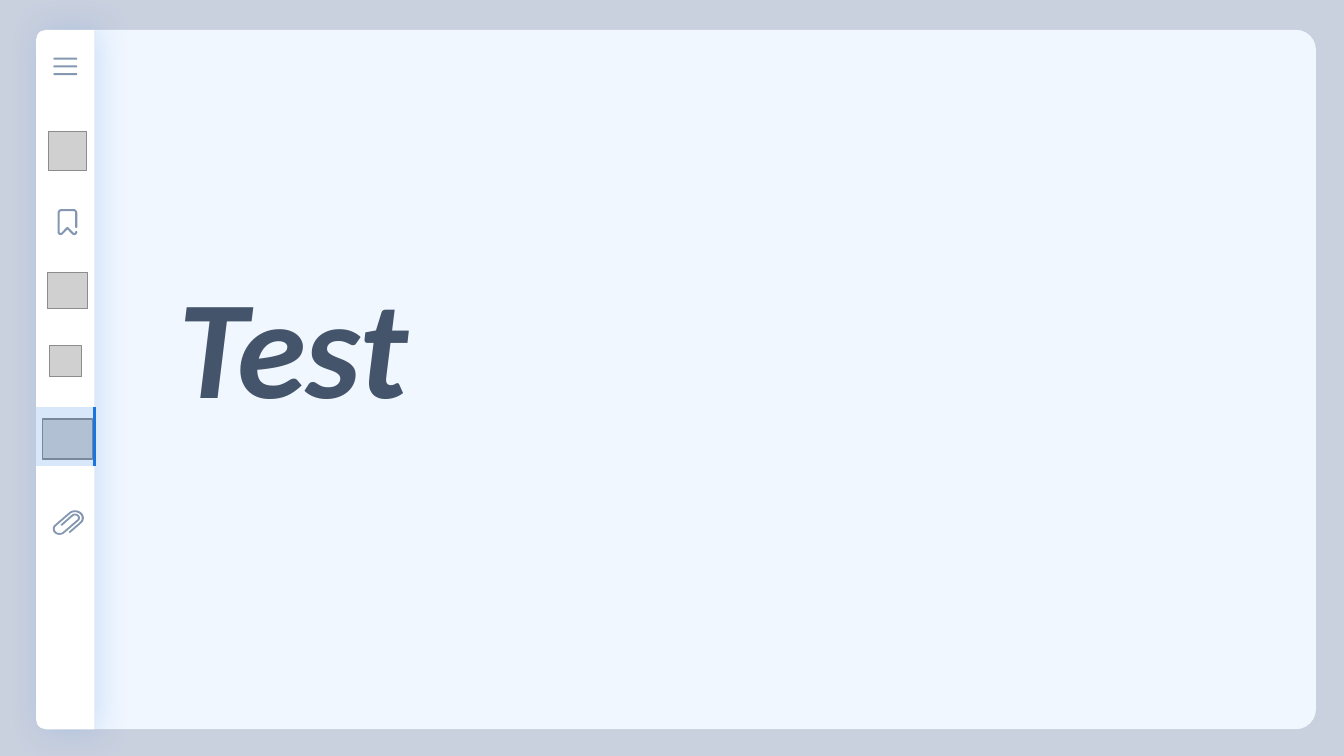
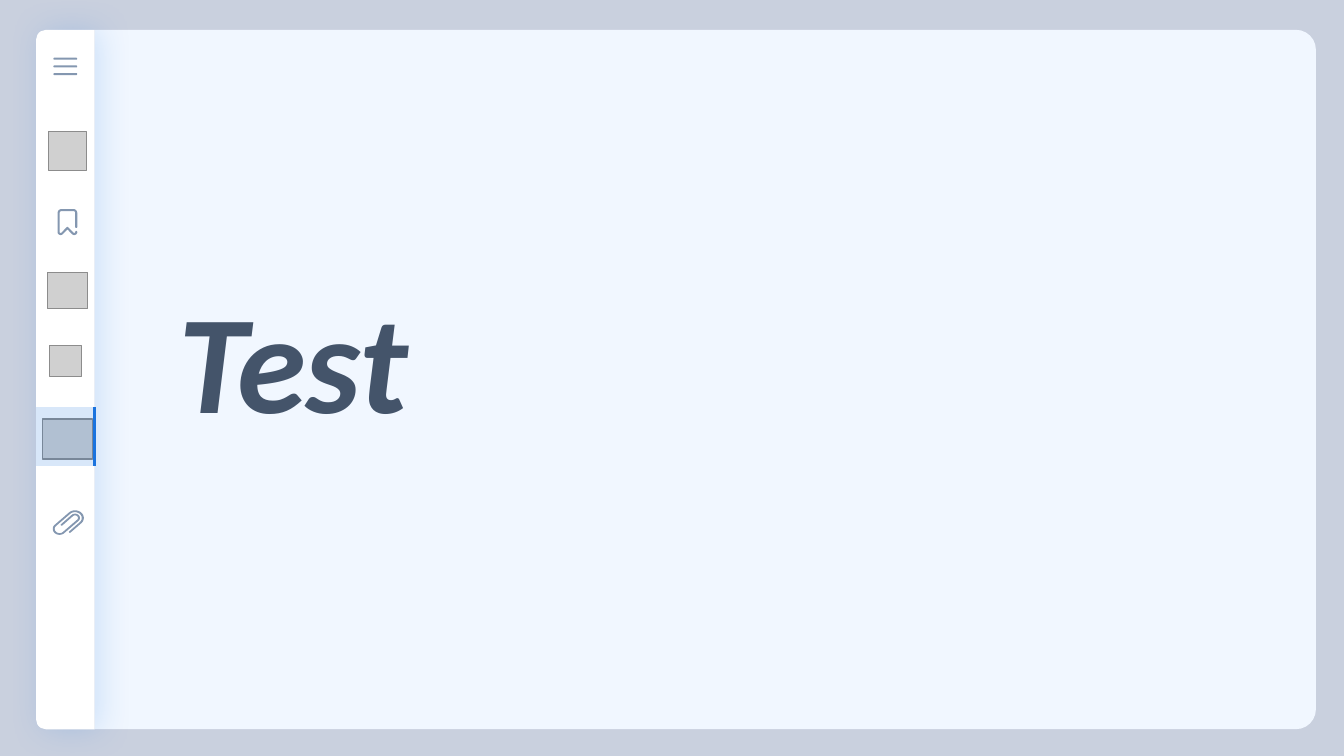
Before and after one commit to florentious/AutoGenerating_VariableName, a slide deck: slide 22 of Text/Presentation/presentation_ver0_4.pptm (slide 21 before the commit). Drawn at 1344x756 pixels with LibreOffice and Linux fonts; fonts in the diff are those of the drawing; grey boxes stand for pictures. Boxes give left, top, right and bottom in pixels: in the first picture for what was removed or moved away, otherwise in the second. Text is boxed around its words. In the diff, an @@ line names an element or a change of style, - is before the commit and + after.

```diff
--- a/Text/Presentation/presentation_ver0_4.pptm
+++ b/Text/Presentation/presentation_ver0_4.pptm
@@ text "Test": place and size @@
-text "Test" at (178,307,407,399)
+text "Test" at (178,322,407,414)
```
Also in this commit, not shown: 8 other slides changed, 2 slides added, 1 slide removed, 22 other files.
